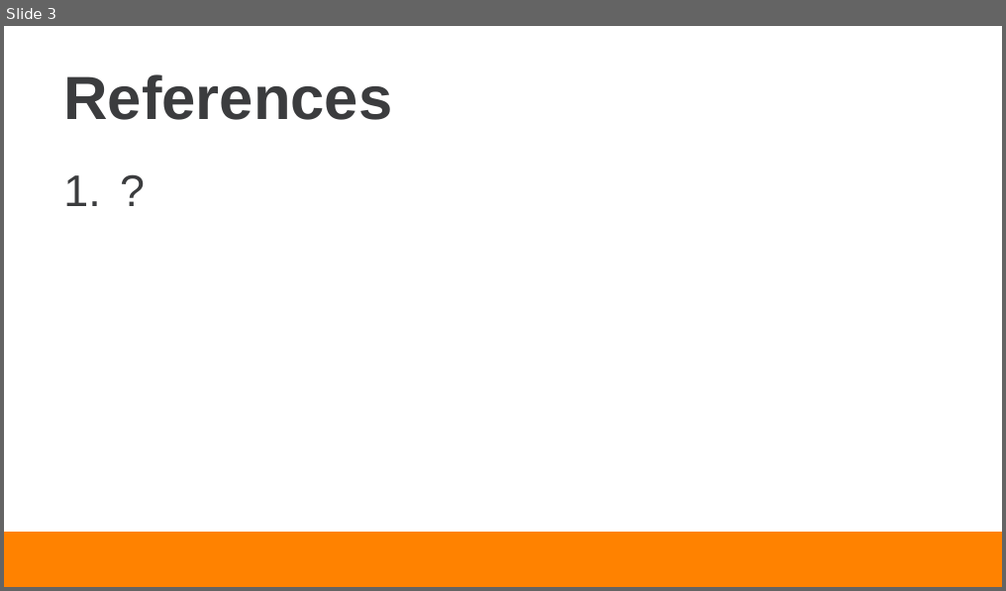
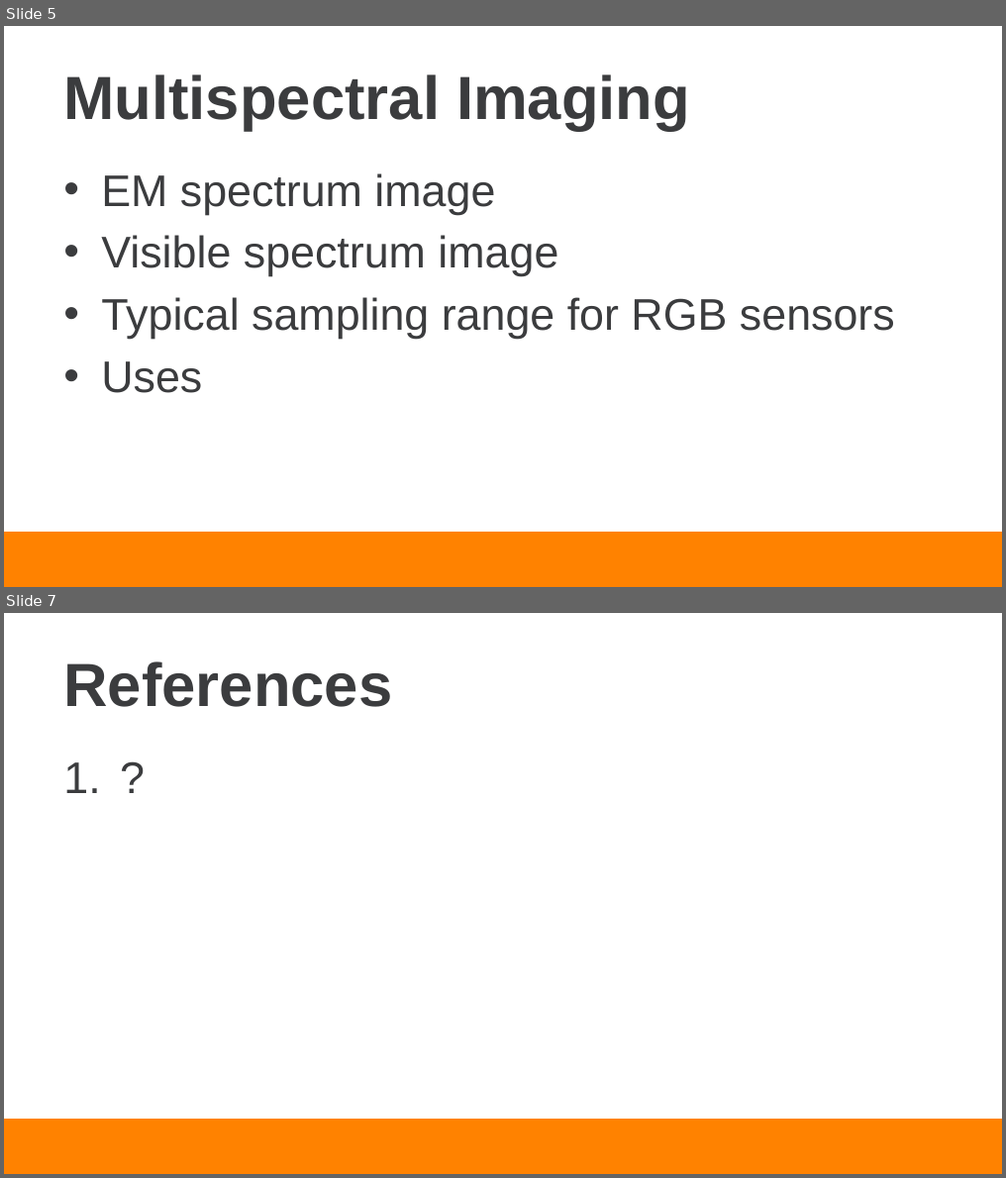
Before and after one commit to dcc3/ECE491_Final_Project, a slide deck: Documentation/Cornett_Leach_Presentation.pptx. Shown one above the other, each under a label of ours: slide 3 before the commit, slides 5 and 7 after it; the slides between them are not shown. The pictures are 1006x591 and 1006x1178 pixels, drawn with LibreOffice and Linux fonts; fonts in the diff are those of the drawing; background and template pictures are left out. Boxes give left, top, right and bottom in pixels: in the first picture for what was removed or moved away, otherwise in the second. Text is boxed around its words. In the diff, an @@ line names an element or a change of style, - is before the commit and + after.

```diff
--- a/Documentation/Cornett_Leach_Presentation.pptx
+++ b/Documentation/Cornett_Leach_Presentation.pptx
@@ slide 5 added at [4,26,1002,587], background #FFFFFF; not listed: 1 template element that a slide beside it also shows @@
@@ title added at [63,75,690,131], 44 pt, text #3B3C3E, bold @@
+Multispectral Imaging
@@ text added at [101,174,895,393], 32 pt, text #3B3C3E @@
+• EM spectrum image
+• Visible spectrum image
+• Typical sampling range for RGB sensors
+• Uses
@@ what was slide 3 is now slide 7 @@
```
Also in this commit, not shown: 2 slides changed, 3 other slides added, 2 other files.
